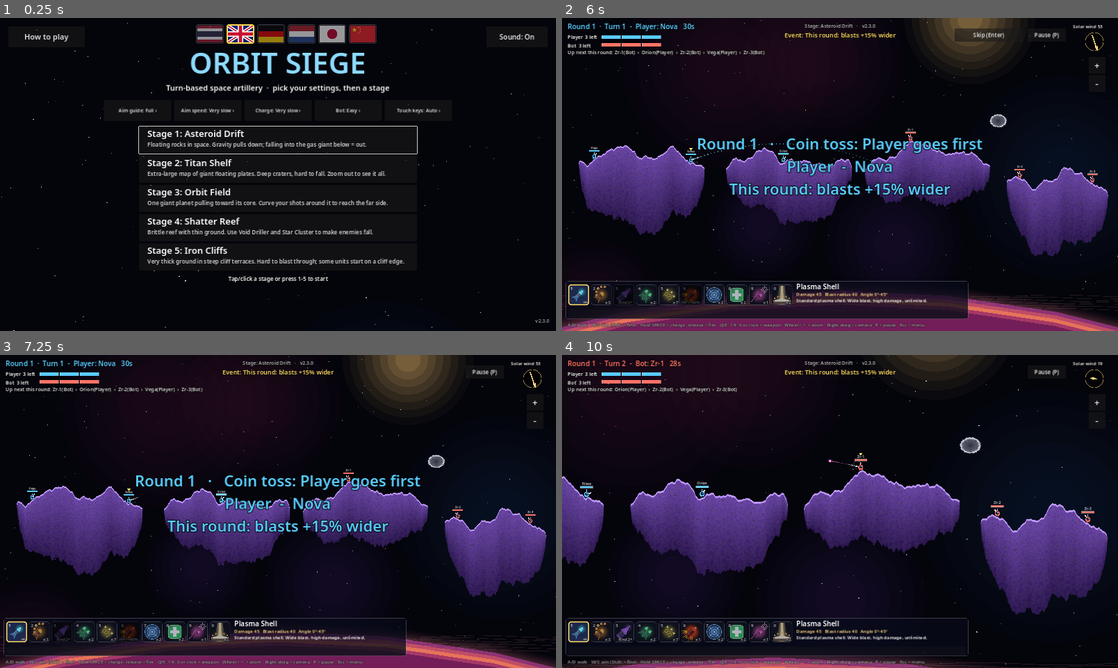
Above: before the commit, frames 1-4 (two rows, left to right).
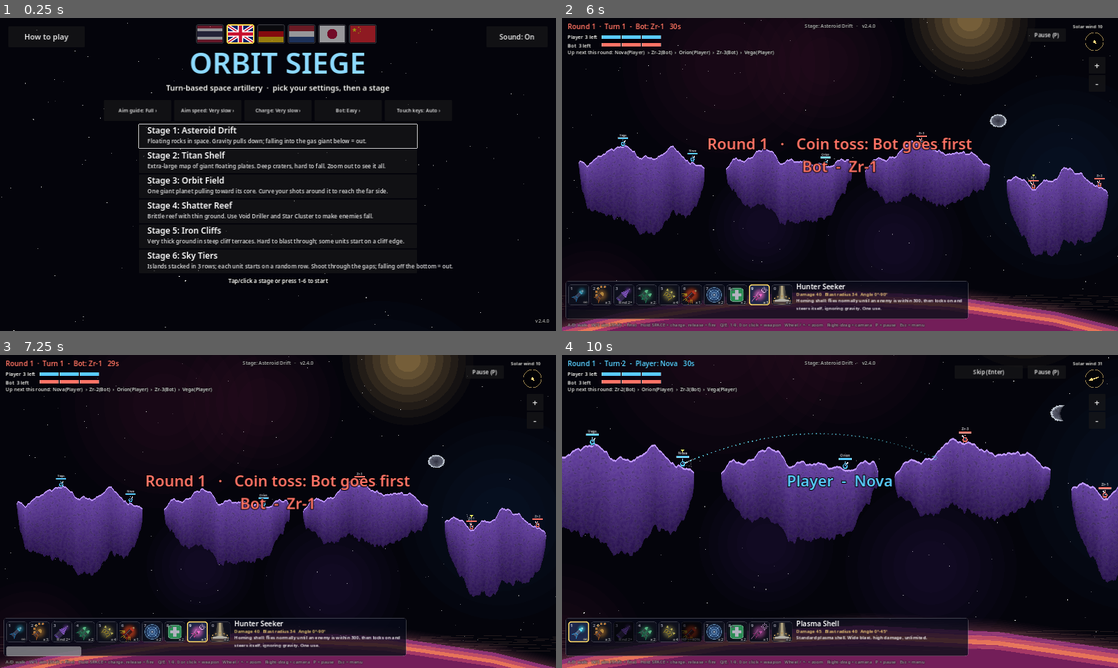
Above: after the commit, the same moments.

Repository: Pid924/OrbitSiege
Game: Godot game, scene res://scenes/menu.tscn
Two runs of this game, one before a commit and one after it. Both use one fixed random seed, a clock stepped at 60 frames per second and the inputs below.
Inputs (mouse positions are in pixels of both pictures, inside the frame that each line leads up to):
- Up to frame 1 (0.25 s): no input
- Up to frame 2 (6 s): click "Bot: Easy ›" at 0.5 s; click "Bot: Normal ›" at 1.25 s; click "Stage 1: Asteroid Drift" at 2 s; click "Stage 1: Asteroid Drift" at 2.75 s; click "Don't show before matches aga…" at 3.5 s; click "Don't show before matches aga…" at 4.25 s; click "Don't show before matches aga…" at 5 s; click "Start" at 5.75 s
- Up to frame 3 (7.25 s): click (428, 370) at 6.5 s, where only the run before the commit has a clickable "Skip (Enter)"
- Up to frame 4 (10 s): click "+" at 7.25 s; tap Enter at 8 s; move the mouse to (962, 495) at 8.02 s; hold D 8.03-8.75 s; hold Shift 8.03-8.75 s; click (962, 495) at 8.17 s; tap Space at 8.27 s; drag from (728, 527) to (812, 574) at 8.77 s; move the mouse to (895, 442) at 9.52 s; hold D from 9.53 s (still down); tap Keypad Enter at 9.6 s

The runs differ from the first frame. In frame 1, 6.7% of the frame differs, in the area x 24-98%, y 33-98%; in frame 2, 5.1%; in frame 3, 5.2%; in frame 4, 39%, in the area x 0-100%, y 0-100%.

Commit message:
2.4.0: Sky Tiers stage (3 rows), barrier crate buff, teleport expires, Trident 4 uses
Co-Authored-By: Claude Opus 5.5 <noreply@anthropic.com>
Claude-Session: https://claude.ai/code/session_01Lo9zaQgDYn7BjieRUw61Dn

Diff:
--- a/project.godot
+++ b/project.godot
@@ -5,7 +5,7 @@
 
 config/name="Orbit Siege"
 config/description="Turn-based space artillery prototype."
-config/version="2.3.0"
+config/version="2.4.0"
 config/icon="res://icon.png"
 run/main_scene="res://scenes/menu.tscn"
 config/features=PackedStringArray("4.2", "GL Compatibility")
--- a/scripts/game/game_settings.gd
+++ b/scripts/game/game_settings.gd
@@ -28,6 +28,13 @@
 		"island_width": Vector2(900, 1300), "gap": Vector2(70, 120), "depth": Vector2(480, 600),
 		"terrace": Vector2(170, 300), "terrace_lift": 260.0,
 	},
+	"tiers": {
+		"name": "Sky Tiers",
+		"desc": "เกาะลอยเรียงเป็น 3 ชั้น แต่ละตัวเกิดสุ่มชั้น ยิงข้ามชั้นผ่านช่องระหว่างเกาะ ร่วงลงล่างสุด = ตาย",
+		"kind": "islands", "size": Vector2(2600, 1900),
+		"island_width": Vector2(340, 540), "gap": Vector2(110, 190), "depth": Vector2(70, 110),
+		"tiers": [0.24, 0.5, 0.76],
+	},
 	"orbit": {
 		"name": "Orbit Field",
 		"desc": "ดาวยักษ์ดวงเดียว แรงโน้มถ่วงดึงเข้าหาใจกลางดาว ยิงโค้งอ้อมดาวไปหาศัตรูอีกฝั่งได้",
@@ -35,11 +42,11 @@
 		"hold_height": 380.0,  # shells never climb more than this above the surface
 	},
 }
-const STAGE_ORDER := ["drift", "titan", "orbit", "reef", "cliffs"]
+const STAGE_ORDER := ["drift", "titan", "orbit", "reef", "cliffs", "tiers"]
 
 ## How much of the predicted flight path the human player sees, in seconds of flight.
 const GUIDE_OPTIONS := [["ปิด", 0.0], ["สั้น", 0.35], ["กลาง", 0.9], ["ยาว", 2.0], ["เต็มเส้น", 12.0]]
-const VERSION := "2.3.0"
+const VERSION := "2.4.0"
 
 ## [label, seconds to fill the charge bar] for the human player.
 const CHARGE_OPTIONS := [["ช้ามาก", 5.0], ["ช้า", 3.6], ["ปกติ", 2.6], ["เร็ว", 1.6]]
--- a/scripts/game/i18n_table.gd
+++ b/scripts/game/i18n_table.gd
@@ -28,6 +28,10 @@
 	"สถานะ: ": ["Status: ", "Status: ", "Status: ", "状態: ", "状态: "],
 	"วาร์ปไปจุดที่กระสุนตก ถ้าไปยืนตรงนั้นไม่ได้ถือว่าพลาด": ["Teleports you to where the shell lands; no room to stand th …(212 unchanged characters)…
 	"+%d ถ้าโดนตรง": ["+%d on direct hit", "+%d bei Volltreffer", "+%d bij voltreffer", "直撃+%d", "直接命中+%d"],
+	"เกาะลอยเรียงเป็น 3 ชั้น แต่ละตัวเกิดสุ่มชั้น ยิงข้ามชั้นผ่านช่องระหว่างเกาะ ร่วงลงล่างสุด = ตาย": ["Islands stacked in 3 rows; each unit starts on a random row. Shoot through the gaps; falling off the bottom = out.", "Inseln in 3 Reihen übereinander; jede Einheit startet auf einer zufälligen Reihe. Wer ganz unten rausfällt, ist raus.", "Eilanden in 3 rijen boven elkaar; elke eenheid begint op een willekeurige rij. Wie onderaan eraf valt, is af.", "3段に重なった浮島。各ユニットはランダムな段に出現。\n隙間から撃ち合い、一番下へ落ちたらアウト。", "三层叠放的浮岛，每个单位随机出生在某一层。\n从缝隙间互射，掉到最底下就出局。"],
+	"บาเรีย! กันดาเมจได้ 1 ครั้ง": ["Barrier! Blocks one hit", "Barriere! Blockt einen Treffer", "Barrière! Blokkeert één treffer", "バリア！1回ダメージを防ぐ", "护盾！抵挡一次伤害"],
+	"บาเรียกันไว้!": ["Blocked by barrier!", "Von der Barriere geblockt!", "Geblokkeerd door barrière!", "バリアが防いだ！", "护盾挡住了！"],
+	"บาเรีย": ["Barrier", "Barriere", "Barrière", "バリア", "护盾"],
 	"คุณ": ["You", "Du", "Jij", "あなた", "你"],
 	"อีกฝ่าย": ["Rival", "Gegner", "Tegenstander", "相手", "对手"],
 	"อีกฝ่ายชนะ": ["Your rival wins", "Dein Gegner gewinnt", "Je tegenstander wint", "相手の勝ち", "对手获胜"],
--- a/scripts/game/match.gd
+++ b/scripts/game/match.gd
@@ -76,7 +76,7 @@
 var last_shot := {}
 var shot_poison := false  # this shot leaves poison where it bursts (crate buff)
 var crate_drops := 0  # crates alternate: supply (ammo) then buff
-const BUFF_KINDS := ["hp", "dmg", "double", "teleport", "poison"]
+const BUFF_KINDS := ["hp", "dmg", "double", "teleport", "poison", "barrier"]
 const POISON_DAMAGE := 10
 const POISON_TURNS := 3
 const POISON_RADIUS := 140.0  # same as the Stasis Net
@@ -239,6 +239,11 @@
 
 ## Spawn spots per team: team 0 on the left islands, team 1 on the right ones.
 func _island_homes(islands: Array) -> Array:
+	if GameSettings.STAGES[stage].has("tiers"):
+		# Rows of islands: each team keeps its own half of the map on every row.
+		var left := islands.filter(func(i): return (i.x0 + i.x1) / 2.0 < world_size.x / 2.0)
+		var right := islands.filter(func(i): return (i.x0 + i.x1) / 2.0 >= world_size.x / 2.0)
+		return [_island_spots(left), _island_spots(right)]
 	var half := maxi(1, islands.size() / 2)
 	var homes := [islands.slice(0, half), islands.slice(islands.size() - half)]
 	return homes.map(func(h): return _island_spots(h))
@@ -246,8 +251,14 @@
 
 func _island_spots(islands: Array) -> Array:
 	var spots := []
+	var tiers := {}
+	for i in islands:
+		tiers[i.get("tier", 0)] = true
 	for attempt in 160:
-		var island: Dictionary = islands[rng.randi() % islands.size()]
+		# Pick a row first, so every unit lands on a random row (stage "tiers").
+		var row: int = tiers.keys()[rng.randi() % tiers.size()]
+		var on_row := islands.filter(func(i): return i.get("tier", 0) == row)
+		var island: Dictionary = on_row[rng.randi() % on_row.size()]
 		var x := rng.randf_range(lerpf(island.x0, island.x1, 0.08), lerpf(island.x0, island.x1, 0.92))
 		var pos := Vector2(x, island.base - 80.0)  # island tops never rise above base - 70
 		if island.has("steps"):
@@ -725,9 +736,7 @@
 		var dmg := int(round(base * f * shot_dmg_mult))
 		if dmg <= 0:
 			continue
-		u.take_damage(dmg)
-		sfx.play("hit")
-		_float_text(c + Vector2(0, -30), "-%d" % dmg, Color(1, 0.85, 0.4))
+		_hurt(u, dmg, Color(1, 0.85, 0.4))
 	if w.has("bomblets"):
 		var back: Vector2 = -vel.normalized() if vel.length_squared() > 1.0 else physics.up_at(pos)
 		var count: int = int(w.get("direct_bomblets", w.bomblets)) if direct else int(w.bomblets)
@@ -740,6 +749,20 @@
 	fx.setup(pos, maxf(radius, w.get("root_radius", w.get("heal_radius", 0.0)) * 0.7), w.color)
 	add_child(fx)
 	camera.shake = maxf(camera.shake, radius * 0.3)
+
+
+## All shell damage goes through here so a barrier can stop it (once, then it pops).
+func _hurt(u, dmg: int, color: Color) -> void:
+	if dmg <= 0 or not u.alive:
+		return
+	if u.barrier:
+		u.barrier = false
+		sfx.play("zap")
+		_float_text(u.body_center() + Vector2(0, -30), L.t("บาเรียกันไว้!"), Color(0.55, 0.9, 1.0))
+		return
+	u.take_damage(dmg)
+	sfx.play("hit")
+	_float_text(u.body_center() + Vector2(0, -30), "-%d" % dmg, color)
 
 
 ## Poison crate: enemies near the burst lose POISON_DAMAGE at the start of their next 3 turns.
@@ -819,8 +842,7 @@
 		if across >= width or rel.dot(axis) < -90.0:
 			continue
 		var dmg := int(round(w.damage * (1.0 - 0.6 * across / width) * shot_dmg_mult))
-		u.take_damage(dmg)
-		_float_text(u.body_center() + Vector2(0, -30), "-%d" % dmg, Color(1, 0.9, 0.5))
+		_hurt(u, dmg, Color(1, 0.9, 0.5))
 	camera.shake = maxf(camera.shake, 22.0)
 
 
@@ -961,6 +983,9 @@
 		"poison":
 			unit.buffs["poison"] = true
 			text = L.t("นัดถัดไปมีพิษ")
+		"barrier":
+			unit.barrier = true
+			text = L.t("บาเรีย! กันดาเมจได้ 1 ครั้ง")
 	if unit == active_unit and phase != Phase.AIMING:
 		unit.buff_keep = true  # already fired this turn: keep it for the next one
 	_float_text(unit.body_center() + Vector2(0, -50), text, Color(1.0, 0.8, 0.35))
@@ -995,12 +1020,11 @@
 		active_unit.charge = 0.0
 		active_unit.rooted_turns = maxi(0, active_unit.rooted_turns - 1)
 		time_used[active_unit.unit_id] = turn_start_time - maxf(turn_time_left, 0.0)
-		# Shot buffs not used this turn are gone (teleport waits for the next shot).
+		# Shot buffs not used this turn are gone.
 		if active_unit.buff_keep:
 			active_unit.buff_keep = false
 		else:
-			for k in ["dmg", "double", "poison"]:
-				active_unit.buffs.erase(k)
+			active_unit.buffs.clear()
 	if not _check_game_over():
 		_start_turn()
 
@@ -1075,6 +1099,7 @@
 		while round_queue.is_empty():
 			_start_round()
 		var u = round_queue.pop_front()
+		u.barrier = false  # a barrier covers until this unit's own next turn
 		if u.alive and u.poison_turns > 0:
 			u.poison_turns -= 1
 			u.take_damage(POISON_DAMAGE)
--- a/scripts/game/unit.gd
+++ b/scripts/game/unit.gd
@@ -25,6 +25,7 @@
 ## Crate buffs for this unit's next shot: "dmg" (extra fraction), "double", "teleport", "poison".
 var buffs := {}
 var buff_keep := false  # picked up after firing this turn: keep through this turn's end
+var barrier := false  # crate barrier: blocks the next shell damage, until this unit's next turn
 var rooted_turns := 0  # own turns left during which this unit cannot walk
 var fell_into_core := false
 var aim_range := Vector2(-70, 90)  # allowed elevation above level (weapon range + ground tilt), for drawing
@@ -220,6 +221,10 @@
 	draw_rect(bar, Color(0, 0, 0, 0.65))
 	draw_rect(Rect2(bar.position, Vector2(40.0 * fill, 6)), bar_color)
 	draw_rect(bar, Color(1, 1, 1, 0.4), false, 1.0)
+	if barrier:
+		var shield := up * 9.0
+		draw_circle(shield, 18.0, Color(0.5, 0.85, 1.0, 0.12))
+		draw_arc(shield, 18.0, 0, TAU, 32, Color(0.6, 0.9, 1.0, 0.7 + 0.2 * sin(_bob * 3.0)), 2.0)
 	# Status dots left of the HP bar: green = poisoned, gold = has a crate buff.
 	var dot := head + Vector2(-26, 3)
 	if poison_turns > 0:
--- a/scripts/sim/weapons.gd
+++ b/scripts/sim/weapons.gd
@@ -49,7 +49,7 @@
 		"desc": "ยิงได้ 2 ครั้งในตาเดียว ด้วยมุมและแรงเดิม นัดที่สองซ้ำจุดเดิมให้หลุมลึกขึ้น",
 	},
 	"triple": {
-		"name": "Trident", "radius": 26.0, "damage": 40.0, "ammo": 7, "spread": 3, "spread_deg": 6.0, "volley_gap": 0.5, "side_wind_mult": 2.5, "friendly_safe": true, "elev": Vector2(-70, 90),
+		"name": "Trident", "radius": 26.0, "damage": 40.0, "ammo": 4, "spread": 3, "spread_deg": 6.0, "volley_gap": 0.5, "side_wind_mult": 2.5, "friendly_safe": true, "elev": Vector2(-70, 90),
 		"color": Color(1.0, 0.95, 0.45), "icon": "res://assets/weapons/triple.png",
 		"desc": "ยิง 3 นัดแบบพัด ทีละนัดห่างกัน 0.5 วินาที เล็งได้ทุกมุม ลูกข้างโดนลมแรงกว่าลูกหลัก ไม่โดนเพื่อนร่วมทีม",
 	},
--- a/scripts/ui/hud.gd
+++ b/scripts/ui/hud.gd
@@ -445,6 +445,8 @@
 		parts.append(L.t("กระสุนพิษ"))
 	if u.poison_turns > 0:
 		parts.append(L.t("ติดพิษอีก %d ตา") % u.poison_turns)
+	if u.barrier:
+		parts.append(L.t("บาเรีย"))
 	return (L.t("สถานะ: ") + "  ·  ".join(parts)) if not parts.is_empty() else ""
 
 
--- a/scripts/ui/menu.gd
+++ b/scripts/ui/menu.gd
@@ -107,18 +107,18 @@
 		var id: String = GameSettings.STAGE_ORDER[i]
 		var stage: Dictionary = GameSettings.STAGES[id]
 		var b := Button.new()
-		b.position = Vector2(400, 312 + i * 84)
-		b.size = Vector2(800, 78)
+		b.position = Vector2(400, 306 + i * 72)
+		b.size = Vector2(800, 68)
 		b.pressed.connect(_start.bind(id))
 		var heading := Label.new()
 		heading.text = L.t("ด่าน %d: %s") % [i + 1, stage.name]
-		heading.position = Vector2(24, 2)
-		heading.add_theme_font_size_override("font_size", 26)
+		heading.position = Vector2(24, 0)
+		heading.add_theme_font_size_override("font_size", 24)
 		heading.mouse_filter = Control.MOUSE_FILTER_IGNORE
 		b.add_child(heading)
 		var desc := Label.new()
 		desc.text = L.t(stage.desc)
-		desc.position = Vector2(24, 40)
+		desc.position = Vector2(24, 36)
 		desc.size = Vector2(752, 40)
 		desc.autowrap_mode = TextServer.AUTOWRAP_WORD_SMART
 		desc.add_theme_font_size_override("font_size", 16)
@@ -143,7 +143,7 @@
 		ui.add_child(online_button)
 		net.changed.connect(_refresh_online)
 		_refresh_online(net.connected() and not net.is_host)
-	ui.add_child(_label(L.t("แตะ/คลิกด่าน หรือกดเลข 1-%d เพื่อเริ่ม") % GameSettings.STAGE_ORDER.size(), Vector2(0, 738), 16))
+	ui.add_child(_label(L.t("แตะ/คลิกด่าน หรือกดเลข 1-%d เพื่อเริ่ม") % GameSettings.STAGE_ORDER.size(), Vector2(0, 744), 16))
 	var version := _label("v%s" % GameSettings.VERSION + ("  ·  DEBUG" if GameSettings.debug else ""), Vector2(0, 860), 14)
 	version.horizontal_alignment = HORIZONTAL_ALIGNMENT_RIGHT
 	version.size.x = 1580
--- a/scripts/world/terrain.gd
+++ b/scripts/world/terrain.gd
@@ -50,19 +50,27 @@
 	var speck := _speck_noise(rng)
 	var islands := []
 	var palette_index := rng.randi() % PALETTES.size()
-	var x := rng.randf_range(40.0, 90.0)
-	while x < width - island_width.x * 0.6:
-		var w := minf(rng.randf_range(island_width.x, island_width.y), width - 40.0 - x)
-		var island := {
-			"x0": x, "x1": x + w,
-			"base": rng.randf_range(0.36, 0.5) * height,
-			"depth": rng.randf_range(depth.x, depth.y),
-		}
-		if cfg.has("terrace"):
-			_add_terraces(island, rng, cfg)
-		_paint_island(island, surface, jag, speck, PALETTES[palette_index % PALETTES.size()])
-		islands.append(island)
-		x += w + rng.randf_range(gap.x, gap.y)
+	# "tiers": several rows of islands stacked one above another (fractions of the height);
+	# each row starts at its own offset so the gaps do not line up.
+	var rows: Array = cfg.get("tiers", [-1.0])
+	for tier in rows.size():
+		var x := rng.randf_range(40.0, 90.0) if tier == 0 else rng.randf_range(40.0, island_width.x * 0.8)
+		while x < width - island_width.x * 0.6:
+			var w := minf(rng.randf_range(island_width.x, island_width.y), width - 40.0 - x)
+			var base: float = rng.randf_range(0.36, 0.5) * height
+			if rows[tier] >= 0.0:
+				base = (rows[tier] + rng.randf_range(-0.02, 0.02)) * height
+			var island := {
+				"x0": x, "x1": x + w,
+				"base": base,
+				"depth": rng.randf_range(depth.x, depth.y),
+				"tier": tier,
+			}
+			if cfg.has("terrace"):
+				_add_terraces(island, rng, cfg)
+			_paint_island(island, surface, jag, speck, PALETTES[(palette_index + tier) % PALETTES.size()])
+			islands.append(island)
+			x += w + rng.randf_range(gap.x, gap.y)
 	# Small rocks hanging over the gaps. Spawns scan down from just above each island's top,
 	# so rocks above islands sit higher than that (see Match._island_spots).
 	var sky_rocks: int = cfg.get("sky_rocks", 0)
@@ -72,6 +80,8 @@
 			var c := Vector2(rx, rng.randf_range(0.1, 0.24) * height)
 			_paint_rock(c, rng.randf_range(18.0, 30.0), speck, PALETTES[(palette_index + 2) % PALETTES.size()])
 	for i in range(islands.size() - 1):
+		if cfg.has("tiers"):
+			break  # the rows above already hang over the gaps
 		if sky_rocks == 0 and rng.randf() < 0.3:
 			continue
 		var gap_x: float = (islands[i].x1 + islands[i + 1].x0) / 2.0
Binary file changed: assets/fonts/noto-sans-ja-600.woff2
Binary file changed: assets/fonts/noto-sans-zh-600.woff2
Not shown, changed: CHANGELOG.md
Not shown, changed: docs/index.pck
